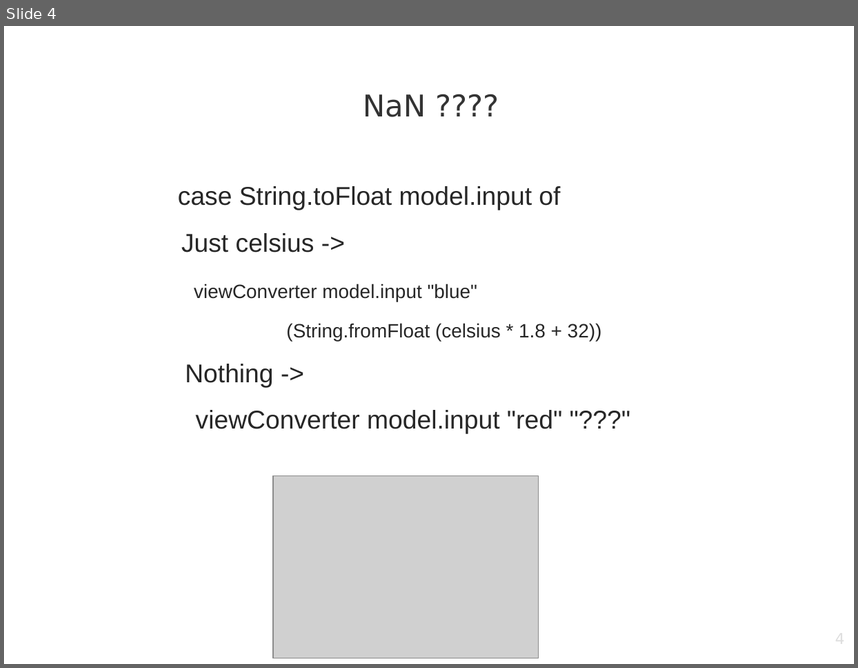
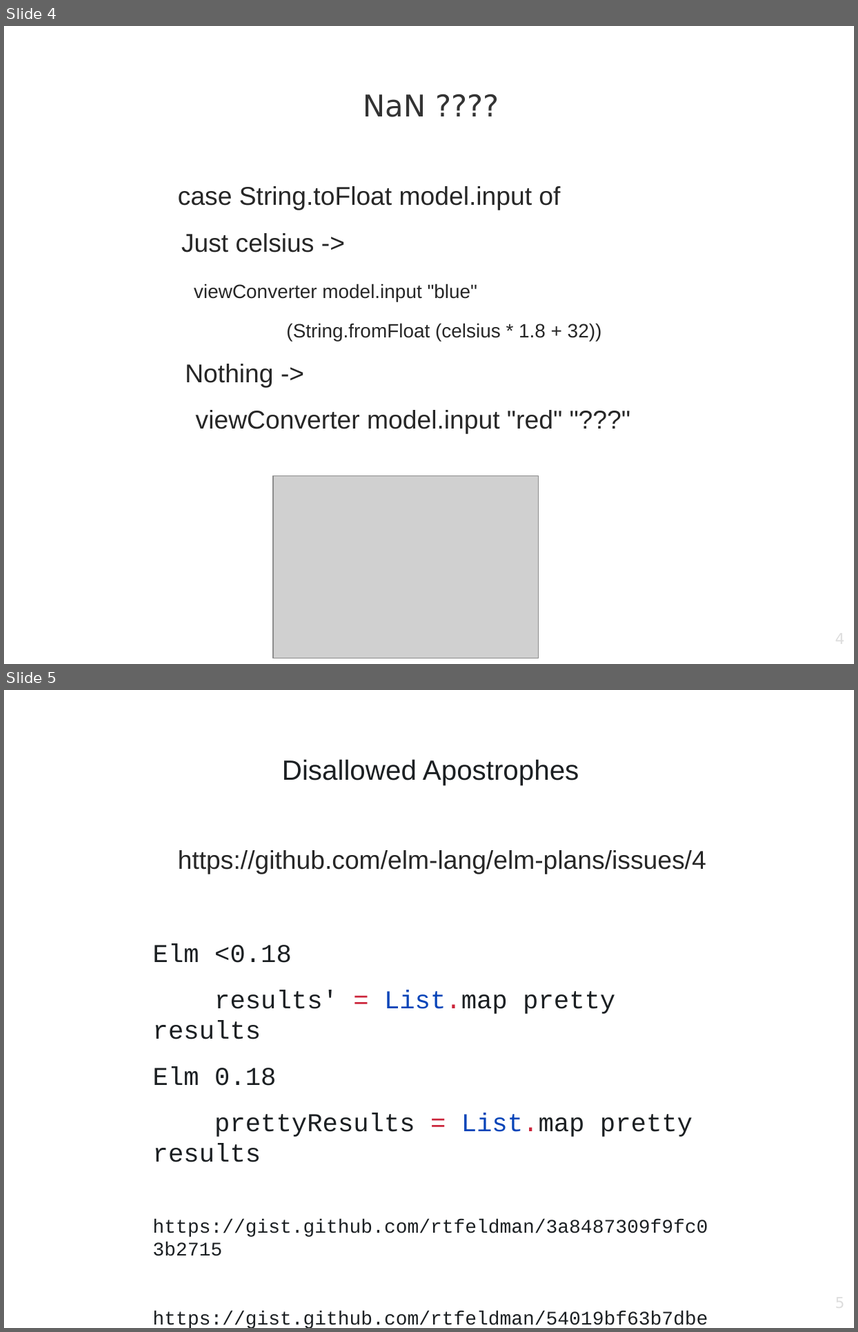
Before and after one commit to zmijunkie/elm-user-gruppe-dortmund, a slide deck: DataStruktures01.odp. Shown one above the other, each under a label of ours: slide 4 before the commit, slides 4 and 5 after it. The pictures are 858x668 and 858x1332 pixels, drawn with LibreOffice and Linux fonts; fonts in the diff are those of the drawing; grey boxes stand for pictures; background and template pictures are left out. Boxes give left, top, right and bottom in pixels: in the first picture for what was removed or moved away, otherwise in the second. Text is boxed around its words. In the diff, an @@ line names an element or a change of style, - is before the commit and + after.

Commit message:
add slide about Disallowed Apostrophes

```diff
--- a/DataStruktures01.odp
+++ b/DataStruktures01.odp
@@ slide 5 added at (4, 690, 854, 1328), background picture (left out) @@
@@ title added at (282, 759, 579, 785), 26 pt, text #1B1F22 @@
+Disallowed Apostrophes
@@ text added at (153, 850, 708, 1328), 24 pt, text #1B1F22 @@
+https://github.com/elm-lang/elm-plans/issues/4
+Elm <0.18
+results' = List.map pretty results
+Elm 0.18
+prettyResults = List.map pretty results
+https://gist.github.com/rtfeldman/3a8487309f9fc03b2715
+https://gist.github.com/rtfeldman/54019bf63b7dbe4636fc
@@ page number added at (647, 1293, 846, 1328), 14 pt, text #DDDDDD @@
+5
```
